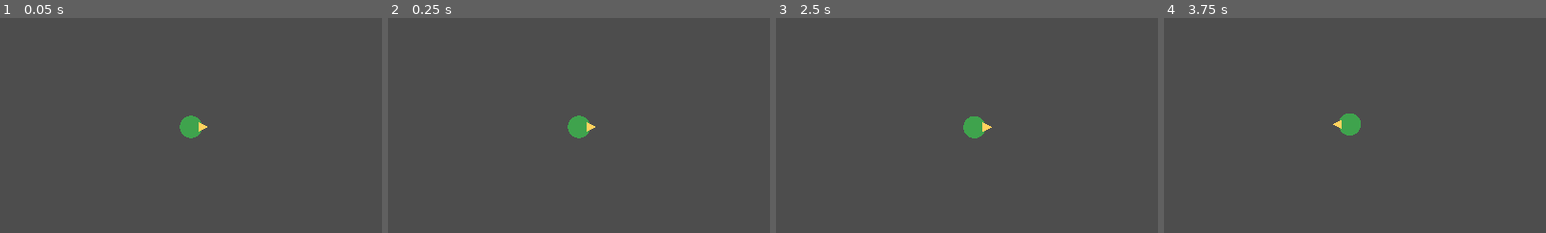
Above: before the commit, frames 1-4 (left to right).
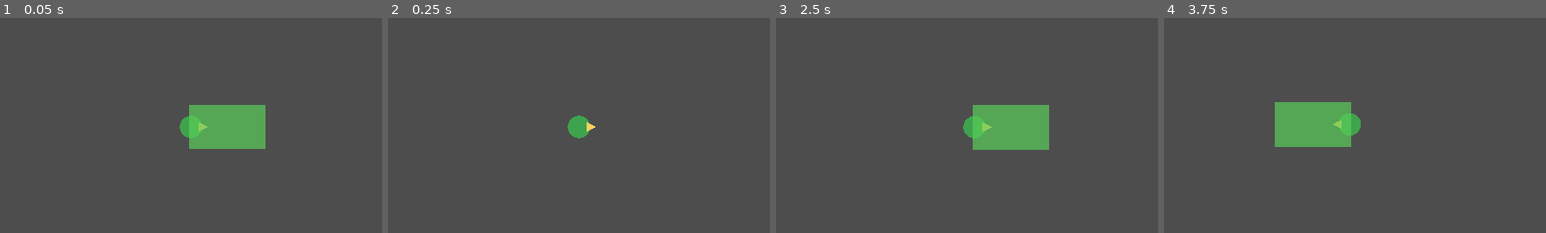
Above: after the commit, the same moments.

Repository: DevAndreNarcizo/RECONTO-While-I-Shine
Game: Godot game, scene res://scenes/world/World.tscn
Same seed, same stepped clock (60 frames per second), same inputs: the game is played once before the commit and once after it.
Inputs:
- Up to frame 1 (0.05 s): no input
- Up to frame 2 (0.25 s): no input
- Up to frame 3 (2.5 s): tap Enter at 0.5 s; hold D (move_right) 0.53-1.28 s; hold S (move_down) 1.28-2.03 s; tap Space at 2 s; hold D (move_right) from 2.03 s (still down)
- Up to frame 4 (3.75 s): release D (move_right) at 2.78 s; hold W (move_up) 2.78-3.53 s; tap Enter at 3.5 s; hold A (move_left) from 3.53 s (still down)
The pictures show only the part of the screen within x 25-75%, y 25-75%; the shares and areas given below are measured in that part.

The runs differ from the first frame. In frame 1, 4.1% of the frame differs, in the area x 49-70%, y 40-61%; in frame 2, nothing differs; in frame 3, 4.2%, in the area x 51-72%, y 40-62%; in frame 4, 4.2%.

Commit message:
feat: primeiro encanto automatico (cipo chicoteante)
EncantoBase extensível (cooldown automático, level_up virtual) e
CipoChicoteante: golpe frontal na direção de facing via intersect_shape
na layer de inimigos (sem distância manual), com visual placeholder.

Co-Authored-By: Claude Fable 5 <noreply@anthropic.com>

Diff:
--- a/game/scenes/player/Player.tscn
+++ b/game/scenes/player/Player.tscn
@@ -1,6 +1,7 @@
-[gd_scene load_steps=4 format=3]
+[gd_scene load_steps=5 format=3]
 
 [ext_resource type="Script" path="res://scripts/player/player.gd" id="1"]
+[ext_resource type="Script" path="res://scripts/weapons/cipo_chicoteante.gd" id="2"]
 
 [sub_resource type="CircleShape2D" id="1"]
 radius = 14.0
@@ -24,6 +25,11 @@
 [node name="CollisionShape2D" type="CollisionShape2D" parent="Hurtbox"]
 shape = SubResource("2")
 
+[node name="Weapons" type="Node2D" parent="."]
+
+[node name="CipoChicoteante" type="Node2D" parent="Weapons"]
+script = ExtResource("2")
+
 [node name="Camera2D" type="Camera2D" parent="."]
 zoom = Vector2(2, 2)
 position_smoothing_enabled = true
--- /dev/null
+++ b/game/scripts/weapons/cipo_chicoteante.gd
@@ -0,0 +1,58 @@
+class_name CipoChicoteante
+extends EncantoBase
+## Cipó Chicoteante — golpe em área à FRENTE do player (direção de facing).
+## Arma inicial do Curupira. Placeholder: retângulo verde que pisca no golpe.
+
+const HIT_WIDTH := 96.0
+const HIT_HEIGHT := 56.0
+const HIT_DISTANCE := 46.0
+const VISUAL_TIME := 0.15
+
+var _visual_t := 0.0
+var _hit_dir := Vector2.RIGHT
+var _shape := RectangleShape2D.new()
+var _query := PhysicsShapeQueryParameters2D.new()
+
+func _init() -> void:
+	display_name = "Cipó Chicoteante"
+	damage = 10.0
+	cooldown = 1.2
+	_query.shape = _shape
+	_query.collision_mask = 2  # physics layer "enemies"
+	_query.collide_with_areas = true
+	_query.collide_with_bodies = false
+
+func _attack() -> void:
+	_hit_dir = player.facing
+	_visual_t = VISUAL_TIME
+	queue_redraw()
+
+	_shape.size = Vector2(HIT_WIDTH, HIT_HEIGHT) * area_scale
+	_query.transform = Transform2D(
+		_hit_dir.angle(),
+		player.global_position + _hit_dir * HIT_DISTANCE * area_scale
+	)
+	var space := get_world_2d().direct_space_state
+	for result in space.intersect_shape(_query, 128):
+		var enemy := result.collider as Enemy
+		if enemy:
+			enemy.take_damage(damage)
+
+func _on_level_up() -> void:
+	damage += 4.0
+	cooldown = maxf(0.6, cooldown - 0.05)
+	if level % 3 == 0:
+		area_scale += 0.15
+
+func _process(delta: float) -> void:
+	if _visual_t > 0.0:
+		_visual_t -= delta
+		if _visual_t <= 0.0:
+			queue_redraw()
+
+func _draw() -> void:
+	if _visual_t <= 0.0:
+		return
+	draw_set_transform(_hit_dir * HIT_DISTANCE * area_scale, _hit_dir.angle(), Vector2.ONE)
+	var size := Vector2(HIT_WIDTH, HIT_HEIGHT) * area_scale
+	draw_rect(Rect2(-size / 2.0, size), Color(0.35, 0.8, 0.35, 0.7))
--- /dev/null
+++ b/game/scripts/weapons/encanto_base.gd
@@ -0,0 +1,37 @@
+class_name EncantoBase
+extends Node2D
+## Base de todo Encanto (arma). Ataque AUTOMÁTICO por cooldown — o jogador não aperta botão.
+## Teremos ~20 encantos (melee, projétil, orbital, área, conversão, invocação):
+## subclasses implementam _attack() e _on_level_up().
+
+@export var display_name := "Encanto"
+@export var damage := 10.0
+@export var cooldown := 1.2
+@export var area_scale := 1.0
+@export var amount := 1  # projéteis/instâncias extras (stat Quantidade)
+
+var level := 1
+var player: Player
+
+var _cd := 0.0
+
+func _ready() -> void:
+	player = owner as Player
+
+func _physics_process(delta: float) -> void:
+	_cd -= delta
+	if _cd <= 0.0:
+		_cd = cooldown
+		_attack()
+
+func level_up() -> void:
+	level += 1
+	_on_level_up()
+
+## Virtual: executa um ataque.
+func _attack() -> void:
+	pass
+
+## Virtual: melhoria por nível (dano, área, cooldown...).
+func _on_level_up() -> void:
+	pass
